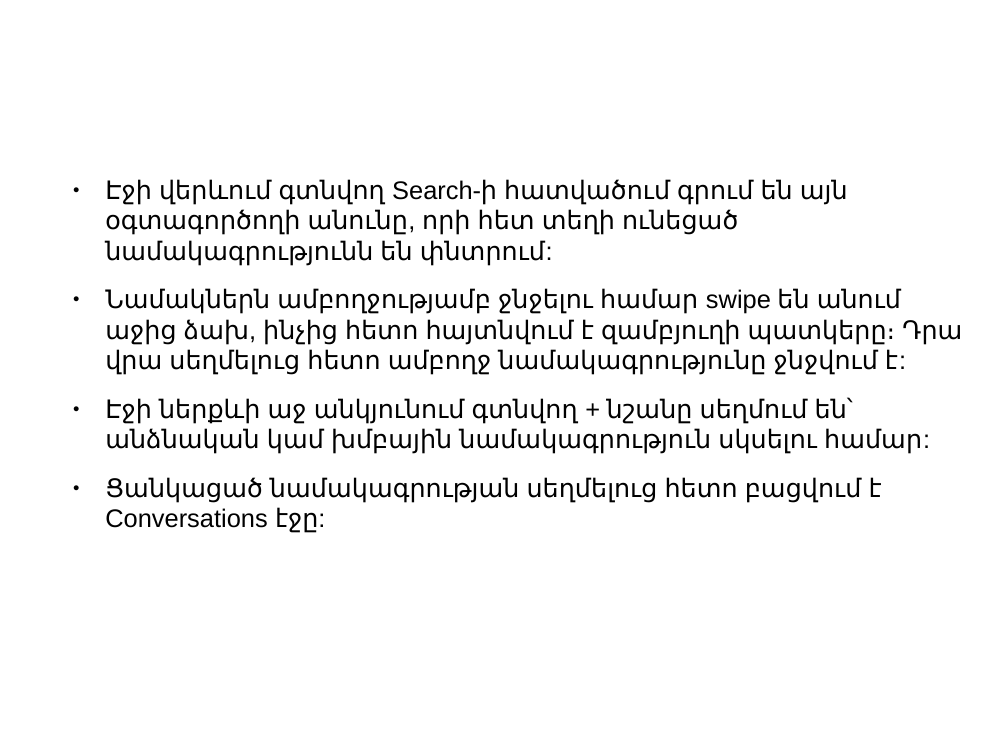
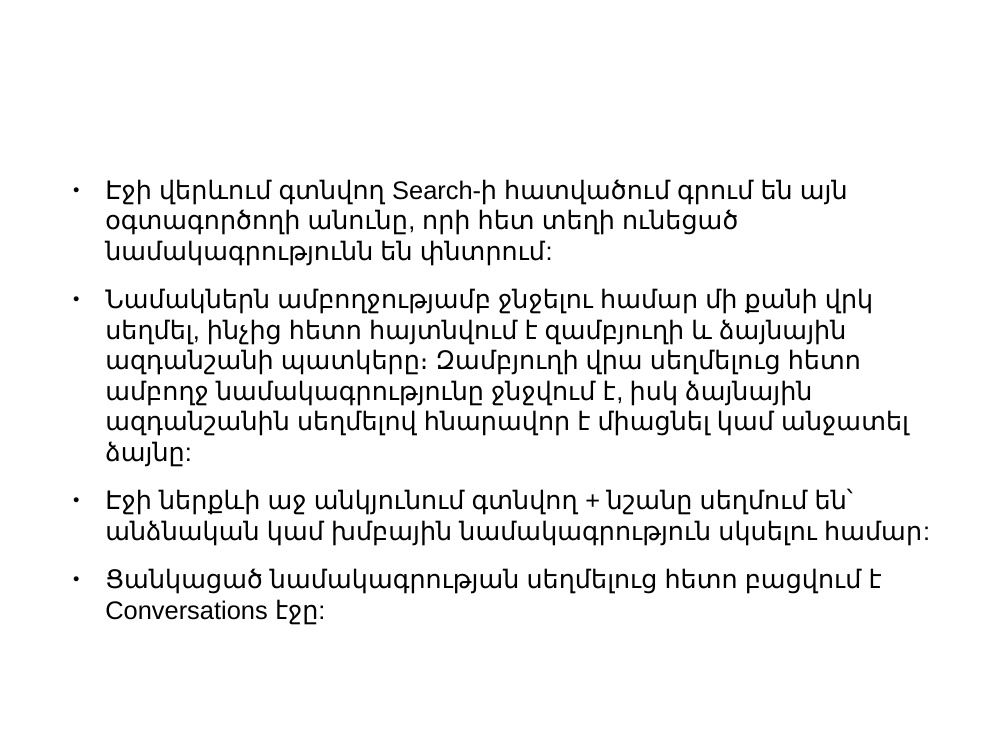
Before and after one commit to vanit-basic/instant_messenger, a slide deck: slide 23 of Documentation/Documentation.pptx (slide 16 before the commit). Drawn at 1008x756 pixels with LibreOffice and Linux fonts; fonts in the diff are those of the drawing; background and template pictures are left out. Boxes give left, top, right and bottom in pixels: in the first picture for what was removed or moved away, otherwise in the second. Text is boxed around its words. In the diff, an @@ line names an element or a change of style, - is before the commit and + after.

```diff
--- a/Documentation/Documentation.pptx
+++ b/Documentation/Documentation.pptx
@@ text at (105, 288, 909, 467): text changed @@
-● Նամակներն ամբողջությամբ ջնջելու համար swipe են անում աջից ձախ, ինչից հետո հայտնվում է զամբյուղի պատկերը։ Դրա վրա սեղմելուց հետո ամբողջ նամակագրությունը ջնջվում է:
+● Նամակներն ամբողջությամբ ջնջելու համար մի քանի վրկ սեղմել, ինչից հետո հայտնվում է զամբյուղի և ձայնային ազդանշանի պատկերը։ Զամբյուղի վրա սեղմելուց հետո ամբողջ նամակագրությունը ջնջվում է, իսկ ձայնային ազդանշանին սեղմելով հնարավոր է միացնել կամ անջատել ձայնը:
```
Also in this commit, not shown: 3 other slides changed, 7 slides added, 1 other file.
